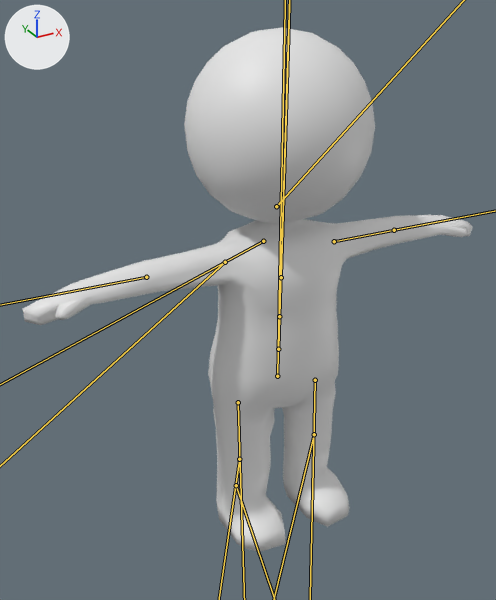
One commit to the glTF model src/browser/public/assets/models/player.glb: the scene before it, then after it.
Before and after are seen from a camera (50 mm lens) standing at (-3.53, -5.72, 5.61) and looking at (-0.32, 0.11, 2.69). Lighting does not change. The marker at upper left points along +X, +Y and +Z. The bones that change are drawn over the model as lines.
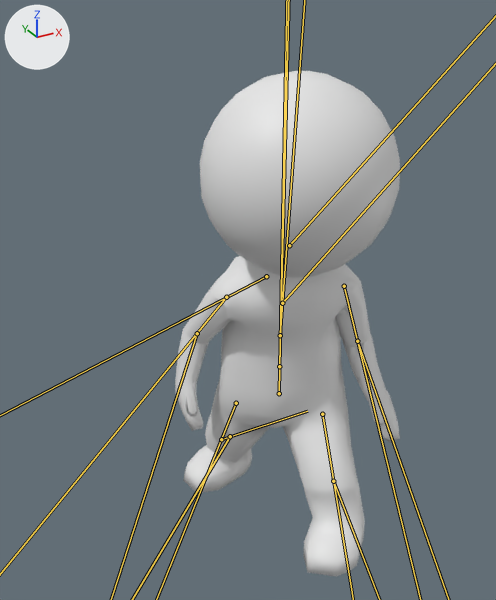
The newer file adds an action. The first version stands in its rest pose; the second is drawn at frame 24 of the action 'turnLeft'.

Location of each change, [x1, y1, x2, y2] in pixels of the pictures (496 x 600 px):
'Cube', posed (50% narrower)
    before: [23, 28, 473, 552]
    after: [175, 71, 400, 576]

The change in detail:
Bone 'mixamorig:Hips' (bone_mixamorig_hips) moves from (0.0, 0.0, 0.0) to (1.0, -5.0, -1.0).
Bone 'mixamorig:Hips' (bone_mixamorig_hips) turns from (0, 0, 0) to (-5, -43, 1) degrees about its own x, y and z.
Bone 'mixamorig:Spine' (bone_mixamorig_spine) turns from (0, 0, 0) to (6, 5, -1) degrees about its own x, y and z.
Bone 'mixamorig:Spine1' (bone_mixamorig_spine1) turns from (0, 0, 0) to (12, 9, -2) degrees about its own x, y and z.
Bone 'mixamorig:Spine2' (bone_mixamorig_spine2) turns from (0, 0, 0) to (12, 9, -2) degrees about its own x, y and z.
Bone 'mixamorig:Head' (bone_mixamorig_head) turns from (0, 0, 0) to (-7, 19, -3) degrees about its own x, y and z.
Bone 'mixamorig:LeftArm' (bone_mixamorig_leftarm) turns from (0, 0, 0) to (63, -16, 1) degrees about its own x, y and z.
Bone 'mixamorig:LeftForeArm' (bone_mixamorig_leftforearm) turns from (0, 0, 0) to (0, 7, 49) degrees about its own x, y and z.
Bone 'mixamorig:RightShoulder' (bone_mixamorig_rightshoulder) turns from (0, 0, 0) to (10, -5, -9) degrees about its own x, y and z.
Bone 'mixamorig:RightArm' (bone_mixamorig_rightarm) turns from (0, 0, 0) to (61, -1, 22) degrees about its own x, y and z.
Bone 'mixamorig:RightForeArm' (bone_mixamorig_rightforearm) turns from (0, 0, 0) to (3, 4, -42) degrees about its own x, y and z.
Bone 'mixamorig:LeftUpLeg' (bone_mixamorig_leftupleg) turns from (0, 0, 0) to (32, -10, 13) degrees about its own x, y and z.
Bone 'mixamorig:LeftLeg' (bone_mixamorig_leftleg) turns from (0, 0, 0) to (-41, 15, -7) degrees about its own x, y and z.
Bone 'mixamorig:RightUpLeg' (bone_mixamorig_rightupleg) turns from (0, 0, 0) to (-21, 6, -24) degrees about its own x, y and z.
Bone 'mixamorig:RightLeg' (bone_mixamorig_rightleg) turns from (0, 0, 0) to (-33, 7, -1) degrees about its own x, y and z.
Bone 'mixamorig:RightFoot' (bone_mixamorig_rightfoot) turns from (0, 0, 0) to (41, 15, 29) degrees about its own x, y and z.
